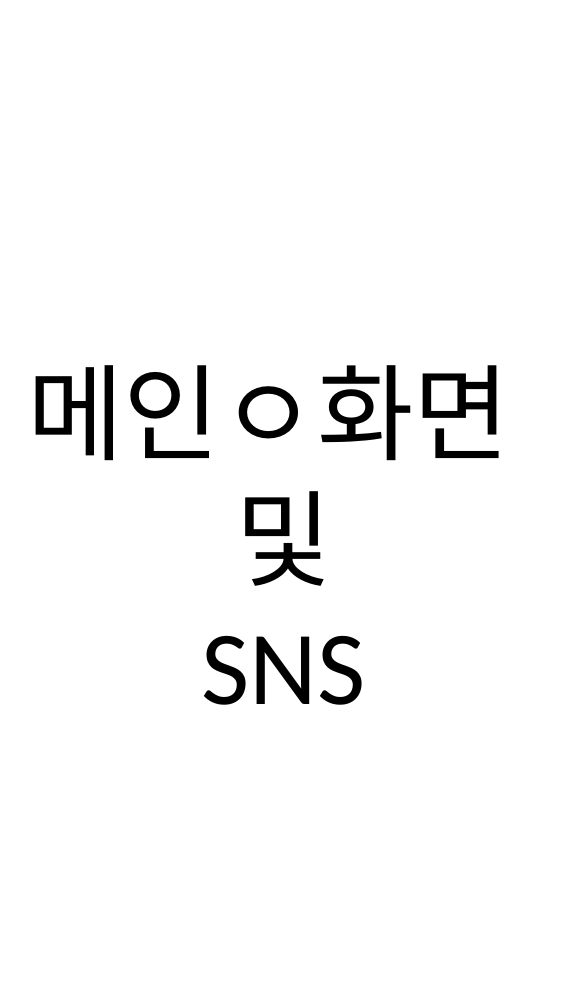
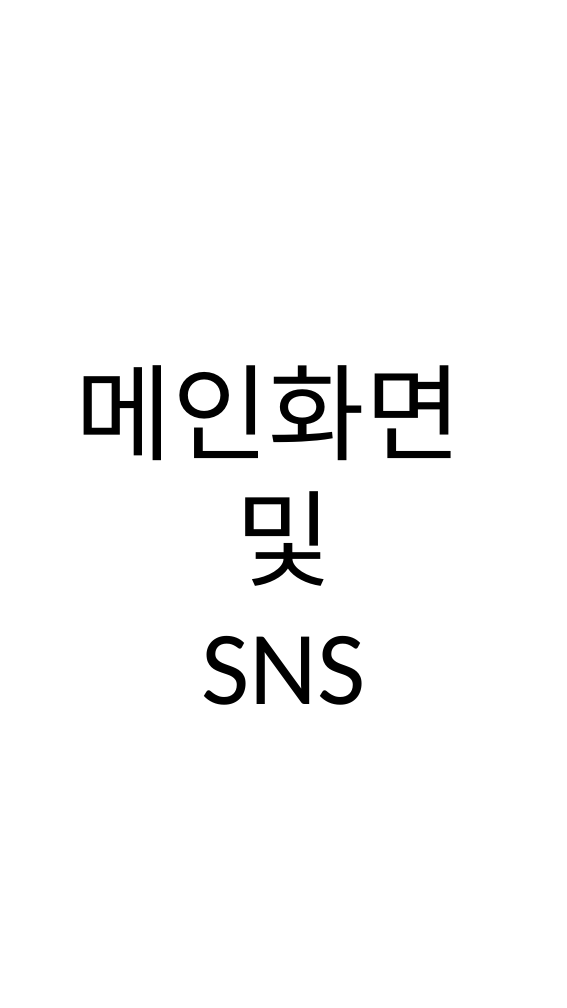
Before and after one commit to wonik-kim/Project_Bustagram, a slide deck: slide 1 of 기획서/버스타그램_화면설계서.pptx. Drawn at 567x1008 pixels with LibreOffice and Linux fonts; fonts in the diff are those of the drawing. Boxes give left, top, right and bottom in pixels: in the first picture for what was removed or moved away, otherwise in the second. Text is boxed around its words. In the diff, an @@ line names an element or a change of style, - is before the commit and + after.

Commit message:
브랜치 테스트2

```diff
--- a/기획서/버스타그램_화면설계서.pptx
+++ b/기획서/버스타그램_화면설계서.pptx
@@ text at (x1=76, y1=365, x2=462, y2=461): text changed @@
-메인ㅇ화면
+메인화면
```
